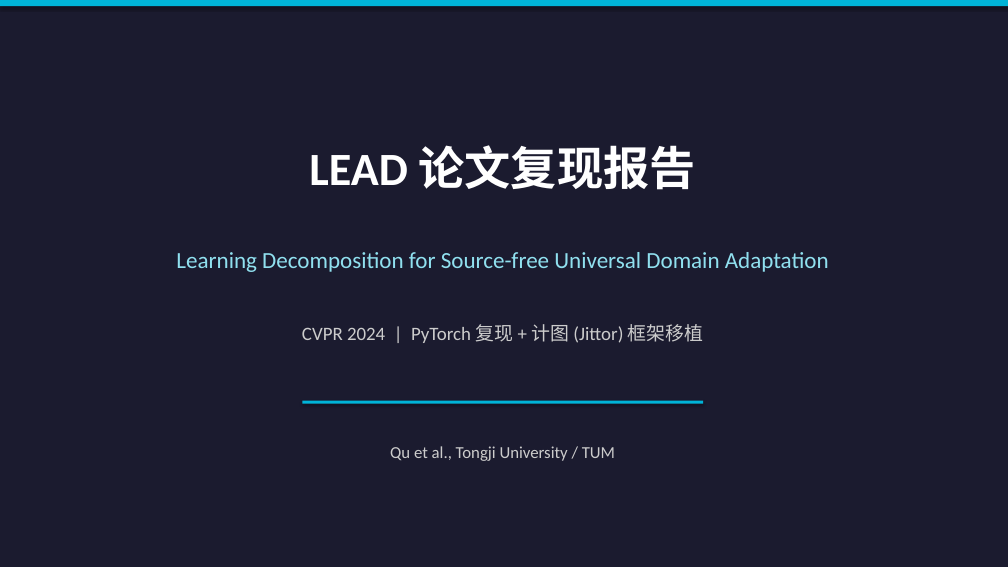
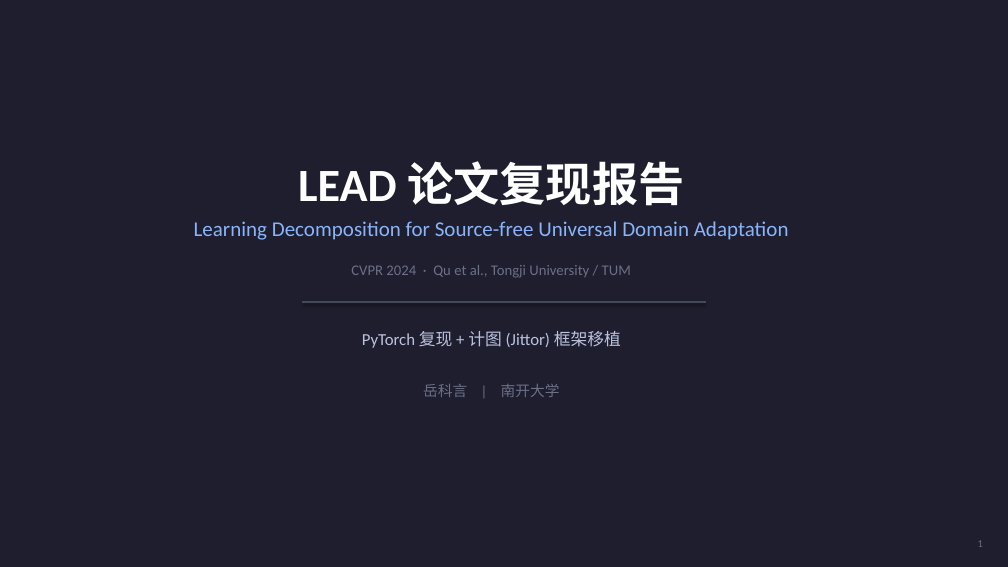
Before and after one commit to penguinand/LEAD-, a slide deck: slide 1 of LEAD_Reproduction_Report.pptx. Drawn at 1008x567 pixels with LibreOffice and Linux fonts; fonts in the diff are those of the drawing. Boxes give left, top, right and bottom in pixels: in the first picture for what was removed or moved away, otherwise in the second. Text is boxed around its words. In the diff, an @@ line names an element or a change of style, - is before the commit and + after.

```diff
--- a/LEAD_Reproduction_Report.pptx
+++ b/LEAD_Reproduction_Report.pptx
@@ background #1B1B2F to #1E1E2E @@
@@ rectangle removed at [0,0,1008,6] @@
@@ text "LEAD 论文复现报告": place and size @@
-text "LEAD 论文复现报告" at [309,145,696,190]
+text "LEAD 论文复现报告" at [298,161,684,206]
@@ text "Learning Decomposition for Source-free Universal ...": place and size @@
-text "Learning Decomposition for Source-free Universal ..." at [176,252,829,272]
+text "Learning Decomposition for Source-free Universal ..." at [194,221,789,240]
@@ text "Learning Decomposition for Source-free Universal ..." at [194,221,789,240]: size 22 to 20 pt, text colour #90E0EF to #89B4FA @@
@@ text at [351,265,631,278]: text changed; size 16 to 14 pt; text colour #CCCCCC to #6C7086 @@
-Qu et al., Tongji University / TUM
+CVPR 2024 · Qu et al., Tongji University / TUM
@@ line added from (302, 302) to (706, 302), #45475A 2 pt @@
@@ text at [362,331,621,348]: text changed; size 18 to 16 pt; text colour #CCCCCC to #BAC2DE @@
-CVPR 2024 | PyTorch 复现 + 计图 (Jittor) 框架移植
+PyTorch 复现 + 计图 (Jittor) 框架移植
@@ text added at [423,384,560,397], 14 pt, text #6C7086 @@
+岳科言 | 南开大学
@@ rectangle removed at [302,401,703,404] @@
@@ text added at [978,540,983,547], 10 pt, text #6C7086 @@
+1
```
Also in this commit, not shown: 6 other slides changed, 10 slides added, 5 slides removed.
